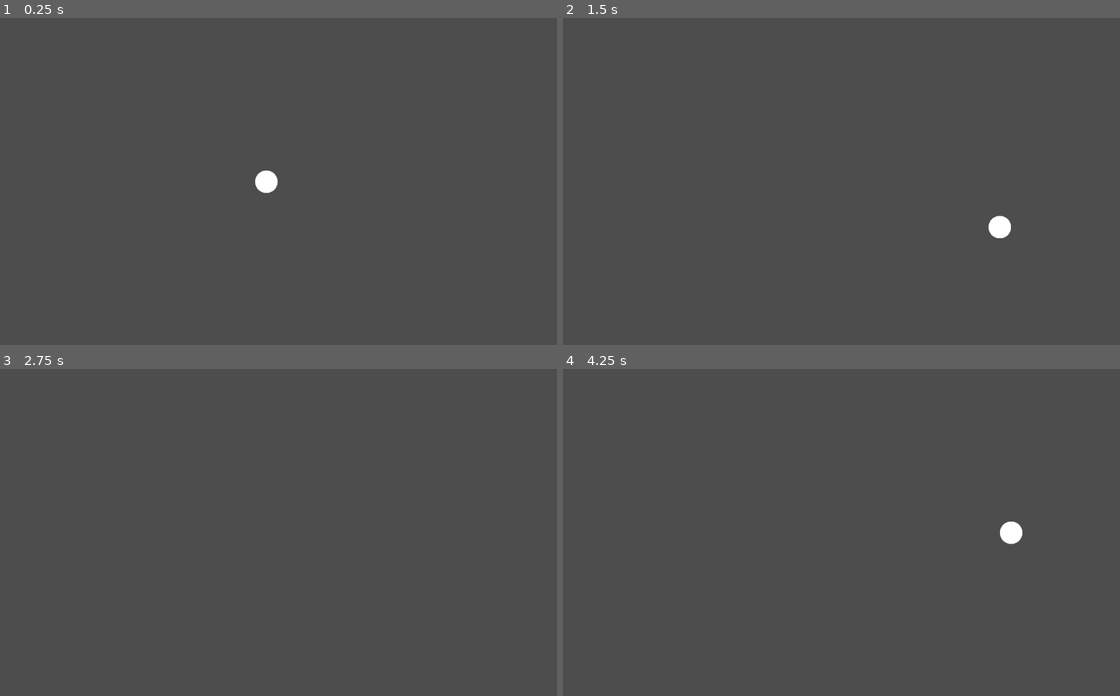
Above: before the commit, frames 1-4 (two rows, left to right).
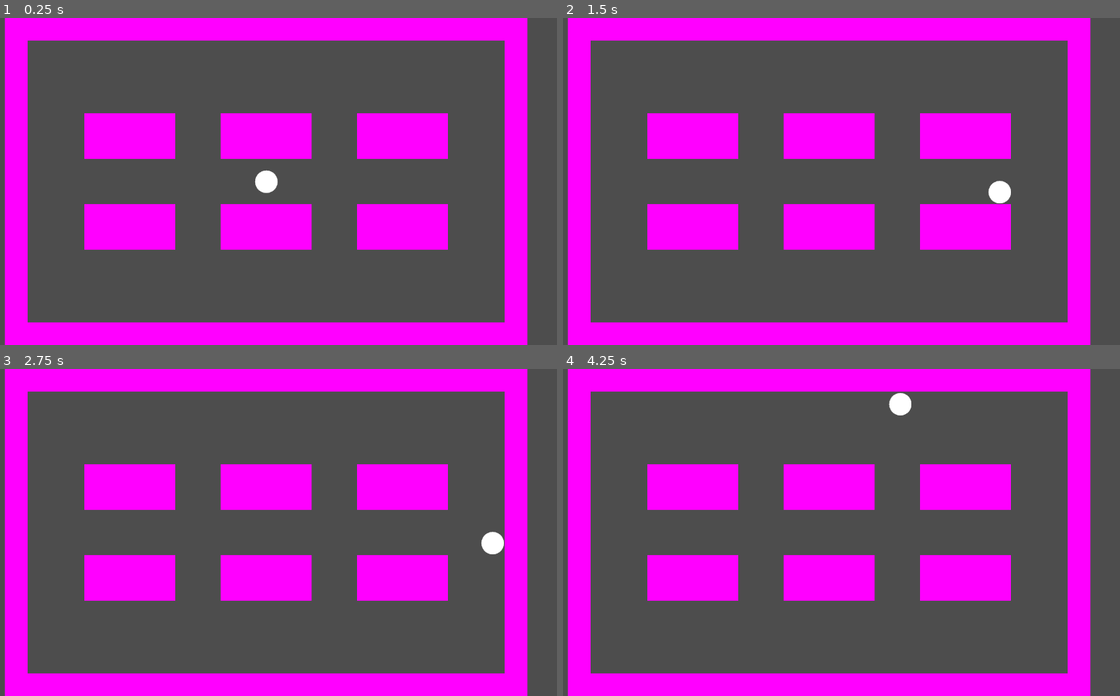
Above: after the commit, the same moments.

Repository: cty012/terror-on-the-tracks-demo
Game: Godot game, scene res://scenes/game.tscn
Same seed, same stepped clock (60 frames per second), same inputs: the game is played once before the commit and once after it. The project has no main scene, so this scene is started directly.
Inputs:
- Up to frame 1 (0.25 s): no input
- Up to frame 2 (1.5 s): tap Enter at 0.5 s; hold D 0.53-1.28 s; hold S from 1.28 s (still down)
- Up to frame 3 (2.75 s): release S at 2.03 s; hold D from 2.03 s (still down)
- Up to frame 4 (4.25 s): tap Space at 2.75 s; release D at 2.78 s; hold W 2.78-3.53 s; hold A from 3.53 s (still down)

The runs differ from the first frame. In frame 1, 34% of the frame differs, in the area x 0-95%, y 0-100%; in frame 2, 34%; in frame 3, 34%; in frame 4, 34%.

Commit message:
Add obstacles

Diff:
--- a/scenes/game.tscn
+++ b/scenes/game.tscn
@@ -1,9 +1,29 @@
-[gd_scene load_steps=5 format=3 uid="uid://dm21nbrg6aclu"]
+[gd_scene load_steps=12 format=3 uid="uid://dm21nbrg6aclu"]
 
 [ext_resource type="Script" path="res://scripts/controllers/player_controller.gd" id="1_0bvfg"]
 [ext_resource type="Script" path="res://scripts/systems/input_system.gd" id="1_nh1b4"]
 [ext_resource type="Script" path="res://scripts/systems/event_system.gd" id="2_c3i0d"]
 [ext_resource type="Script" path="res://scripts/systems/ui_system.gd" id="3_px7o7"]
+
+[sub_resource type="CircleShape2D" id="CircleShape2D_cdq3x"]
+radius = 27.0
+
+[sub_resource type="PlaceholderTexture2D" id="PlaceholderTexture2D_m8dqi"]
+
+[sub_resource type="RectangleShape2D" id="RectangleShape2D_kyfkv"]
+size = Vector2(50, 720)
+
+[sub_resource type="RectangleShape2D" id="RectangleShape2D_0bk5v"]
+size = Vector2(50, 720)
+
+[sub_resource type="RectangleShape2D" id="RectangleShape2D_bw75c"]
+size = Vector2(1100, 50)
+
+[sub_resource type="RectangleShape2D" id="RectangleShape2D_0ysf1"]
+size = Vector2(1100, 50)
+
+[sub_resource type="RectangleShape2D" id="RectangleShape2D_2l2je"]
+size = Vector2(200, 100)
 
 [node name="scene" type="Node2D"]
 
@@ -18,5 +38,112 @@
 
 [node name="camera" type="Camera2D" parent="."]
 
-[node name="player" type="Sprite2D" parent="."]
+[node name="player" type="CharacterBody2D" parent="."]
 script = ExtResource("1_0bvfg")
+
+[node name="sprite" type="Sprite2D" parent="player"]
+
+[node name="collision" type="CollisionShape2D" parent="player"]
+shape = SubResource("CircleShape2D_cdq3x")
+
+[node name="classroom" type="Node" parent="."]
+
+[node name="westwall" type="StaticBody2D" parent="classroom"]
+position = Vector2(-550, 0)
+
+[node name="sprite" type="Sprite2D" parent="classroom/westwall"]
+scale = Vector2(50, 720)
+texture = SubResource("PlaceholderTexture2D_m8dqi")
+
+[node name="collision" type="CollisionShape2D" parent="classroom/westwall"]
+shape = SubResource("RectangleShape2D_kyfkv")
+
+[node name="ostwall" type="StaticBody2D" parent="classroom"]
+position = Vector2(550, 0)
+
+[node name="sprite" type="Sprite2D" parent="classroom/ostwall"]
+scale = Vector2(50, 720)
+texture = SubResource("PlaceholderTexture2D_m8dqi")
+
+[node name="collision" type="CollisionShape2D" parent="classroom/ostwall"]
+shape = SubResource("RectangleShape2D_0bk5v")
+
+[node name="nordwall" type="StaticBody2D" parent="classroom"]
+position = Vector2(0, -335)
+
+[node name="sprite" type="Sprite2D" parent="classroom/nordwall"]
+scale = Vector2(1100, 50)
+texture = SubResource("PlaceholderTexture2D_m8dqi")
+
+[node name="collision" type="CollisionShape2D" parent="classroom/nordwall"]
+shape = SubResource("RectangleShape2D_bw75c")
+
+[node name="sudwall" type="StaticBody2D" parent="classroom"]
+position = Vector2(0, 335)
+
+[node name="sprite" type="Sprite2D" parent="classroom/sudwall"]
+scale = Vector2(1100, 50)
+texture = SubResource("PlaceholderTexture2D_m8dqi")
+
+[node name="collision" type="CollisionShape2D" parent="classroom/sudwall"]
+shape = SubResource("RectangleShape2D_0ysf1")
+
+[node name="table1" type="StaticBody2D" parent="classroom"]
+position = Vector2(-300, -100)
+
+[node name="sprite" type="Sprite2D" parent="classroom/table1"]
+scale = Vector2(200, 100)
+texture = SubResource("PlaceholderTexture2D_m8dqi")
+
+[node name="collision" type="CollisionShape2D" parent="classroom/table1"]
+shape = SubResource("RectangleShape2D_2l2je")
+
+[node name="table2" type="StaticBody2D" parent="classroom"]
+position = Vector2(0, -100)
+
+[node name="sprite" type="Sprite2D" parent="classroom/table2"]
+scale = Vector2(200, 100)
+texture = SubResource("PlaceholderTexture2D_m8dqi")
+
+[node name="collision" type="CollisionShape2D" parent="classroom/table2"]
+shape = SubResource("RectangleShape2D_2l2je")
+
+[node name="table3" type="StaticBody2D" parent="classroom"]
+position = Vector2(300, -100)
+
+[node name="sprite" type="Sprite2D" parent="classroom/table3"]
+scale = Vector2(200, 100)
+texture = SubResource("PlaceholderTexture2D_m8dqi")
+
+[node name="collision" type="CollisionShape2D" parent="classroom/table3"]
+shape = SubResource("RectangleShape2D_2l2je")
+
+[node name="table4" type="StaticBody2D" parent="classroom"]
+position = Vector2(-300, 100)
+
+[node name="sprite" type="Sprite2D" parent="classroom/table4"]
+scale = Vector2(200, 100)
+texture = SubResource("PlaceholderTexture2D_m8dqi")
+
+[node name="collision" type="CollisionShape2D" parent="classroom/table4"]
+shape = SubResource("RectangleShape2D_2l2je")
+
+[node name="table5" type="StaticBody2D" parent="classroom"]
+position = Vector2(0, 100)
+
+[node name="sprite" type="Sprite2D" parent="classroom/table5"]
+scale = Vector2(200, 100)
+texture = SubResource("PlaceholderTexture2D_m8dqi")
+
+[node name="collision" type="CollisionShape2D" parent="classroom/table5"]
+shape = SubResource("RectangleShape2D_2l2je")
+
+[node name="table6" type="StaticBody2D" parent="classroom"]
+position = Vector2(300, 100)
+
+[node name="sprite" type="Sprite2D" parent="classroom/table6"]
+scale = Vector2(200, 100)
+texture = SubResource("PlaceholderTexture2D_m8dqi")
+
+[node name="collision" type="CollisionShape2D" parent="classroom/table6"]
+shape = SubResource("RectangleShape2D_2l2je")
--- a/scripts/controllers/player_controller.gd
+++ b/scripts/controllers/player_controller.gd
@@ -1,6 +1,6 @@
-extends Sprite2D
+extends CharacterBody2D
 
-var util_texture = preload("res://scripts/common/texture.gd").new()
+var util_texture = preload("res://scripts/common/util_texture.gd").new()
 
 
 var movement_listener := 0
@@ -17,19 +17,22 @@
             displacement.y += 1.0
         elif direction == "right":
             displacement.x += 1.0
-    self.position += displacement.normalized() * speed * event["_delta"]
+    self.velocity = displacement.normalized() * speed
 
 # Called when the node enters the scene tree for the first time.
 func _ready() -> void:
-    var event_system = $"/root/scene/event_system"
+    var event_system = $/root/scene/event_system
 
-    self.texture = util_texture.create_white_circle_texture(50)
+    $sprite.texture = util_texture.create_white_circle_texture(50)
     movement_listener = event_system.add_listener("input::movement", on_movement)
 
 func _exit_tree():
-    var event_system = $"/root/scene/event_system"
+    var event_system = $/root/scene/event_system
     event_system.remove_listener(movement_listener)
 
 # Called every frame. 'delta' is the elapsed time since the previous frame.
 func _process(delta: float) -> void:
     pass
+
+func _physics_process(delta):
+    move_and_slide()
--- a/scripts/systems/input_system.gd
+++ b/scripts/systems/input_system.gd
@@ -12,7 +12,7 @@
 }
 
 func detect_movement(_delta):
-    var event_system = $"/root/scene/event_system"
+    var event_system = $/root/scene/event_system
 
     var directions := []
     for direction in key_bindings["movement"]:
@@ -27,11 +27,11 @@
         directions.erase("left")
         directions.erase("right")
 
-    if not directions.is_empty():
-        event_system.emit("input::movement", {
-                "directions": directions,
-                "_delta": _delta
-            })
+    #if not directions.is_empty():
+    event_system.emit("input::movement", {
+            "directions": directions,
+            "_delta": _delta
+        })
 
 # Called every frame. 'delta' is the elapsed time since the previous frame.
 func _process(_delta: float) -> void:
Renamed: scripts/common/texture.gd -> scripts/common/util_texture.gd
